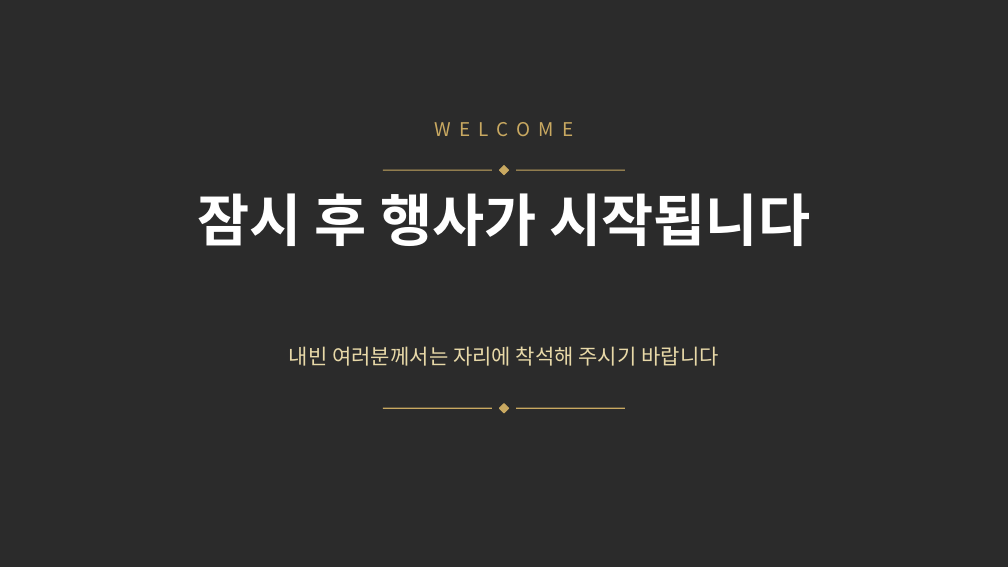
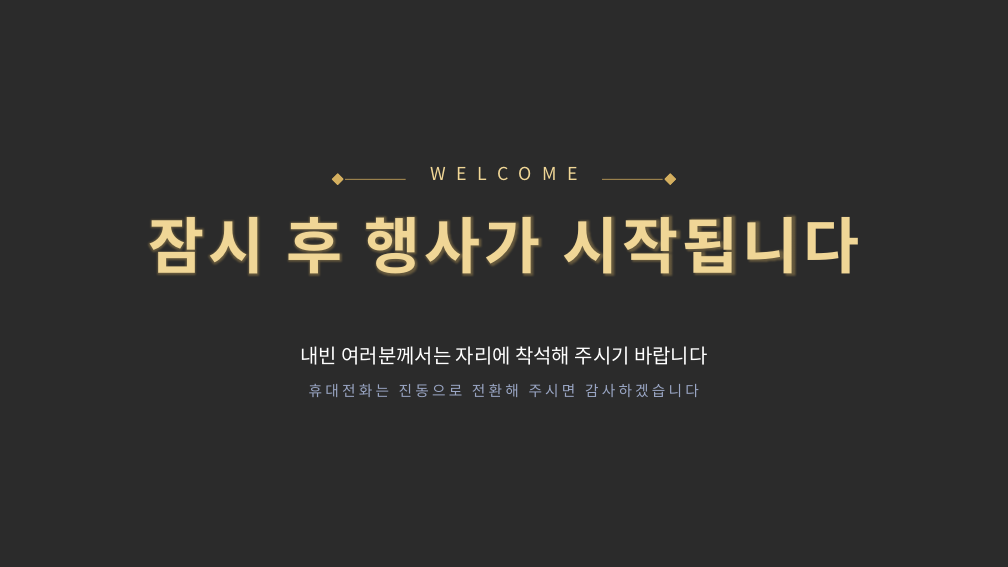
Before and after one commit to bbicoon/bbicoon, a slide deck: slide 2 of events/vip-ceremony/내빈행사_식순.pptx. Drawn at 1008x567 pixels with LibreOffice and Linux fonts; fonts in the diff are those of the drawing; background and template pictures are left out; a plain dark background stands for a picture behind light text. Boxes give left, top, right and bottom in pixels: in the first picture for what was removed or moved away, otherwise in the second. Text is boxed around its words. In the diff, an @@ line names an element or a change of style, - is before the commit and + after.

```diff
--- a/events/vip-ceremony/내빈행사_식순.pptx
+++ b/events/vip-ceremony/내빈행사_식순.pptx
@@ text "WELCOME": place and size @@
-text "WELCOME" at (113,117,895,155)
+text "WELCOME" at (113,163,895,197)
@@ text "WELCOME" at (113,163,895,197): size 18 to 17 pt, text colour #C9A961 to #F0D696, letter spacing 8 to 10 pt @@
@@ diamond added at (333,174,343,185), fill #D4AF5F, outline #D4AF5F 1 pt @@
@@ line added from (346, 179) to (406, 179), #D4AF5F 0.75 pt @@
@@ line removed from (383, 170) to (492, 170) @@
@@ diamond removed at (500,166,509,175) @@
@@ line removed from (516, 170) to (625, 170) @@
@@ line moved from (516, 408) - (625, 408) to (603, 179) - (663, 179) @@
@@ line (603, 179) - (663, 179): stroke #C9A961 1 pt to #D4AF5F 0.75 pt @@
@@ diamond added at (665,174,676,185), fill #D4AF5F, outline #D4AF5F 1 pt @@
@@ title "잠시 후 행사가 시작됩니다": place and size @@
-title "잠시 후 행사가 시작됩니다" at (198,193,810,246)
+title "잠시 후 행사가 시작됩니다" at (148,216,859,275)
@@ title "잠시 후 행사가 시작됩니다" at (148,216,859,275): size 54 to 58 pt, text colour #FFFFFF to #F0D696, letter spacing 0 to 4 pt @@
@@ text "내빈 여러분께서는 자리에 착석해 주시기 ..." at (301,346,707,365): size 20 to 19 pt, text colour #E8D9A8 to #FFFFFF @@
@@ text added at (309,384,699,397), 14 pt, text #9AA6C4 @@
+휴대전화는 진동으로 전환해 주시면 감사하겠습니다
@@ line removed from (383, 408) to (492, 408) @@
@@ diamond removed at (500,404,509,413) @@
```
Also in this commit, not shown: 13 other slides changed, 5 other files.
